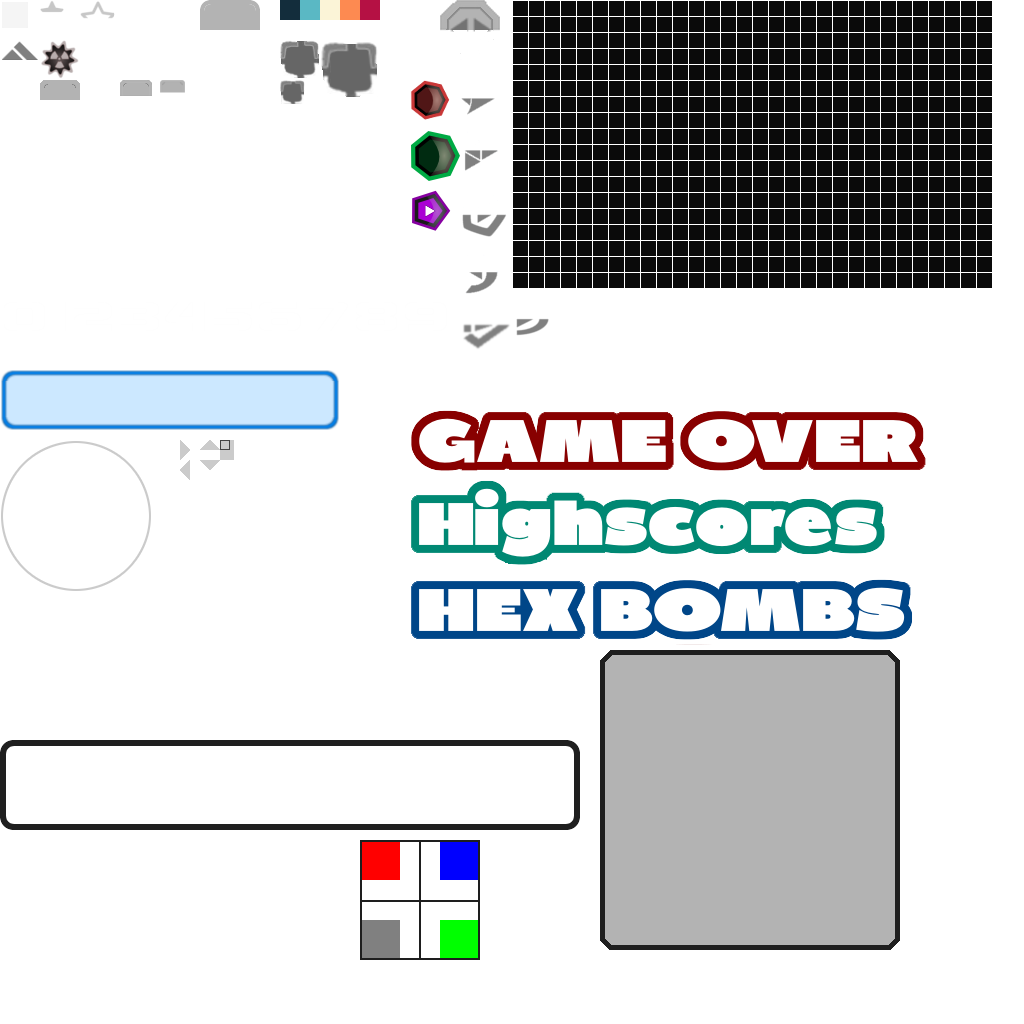
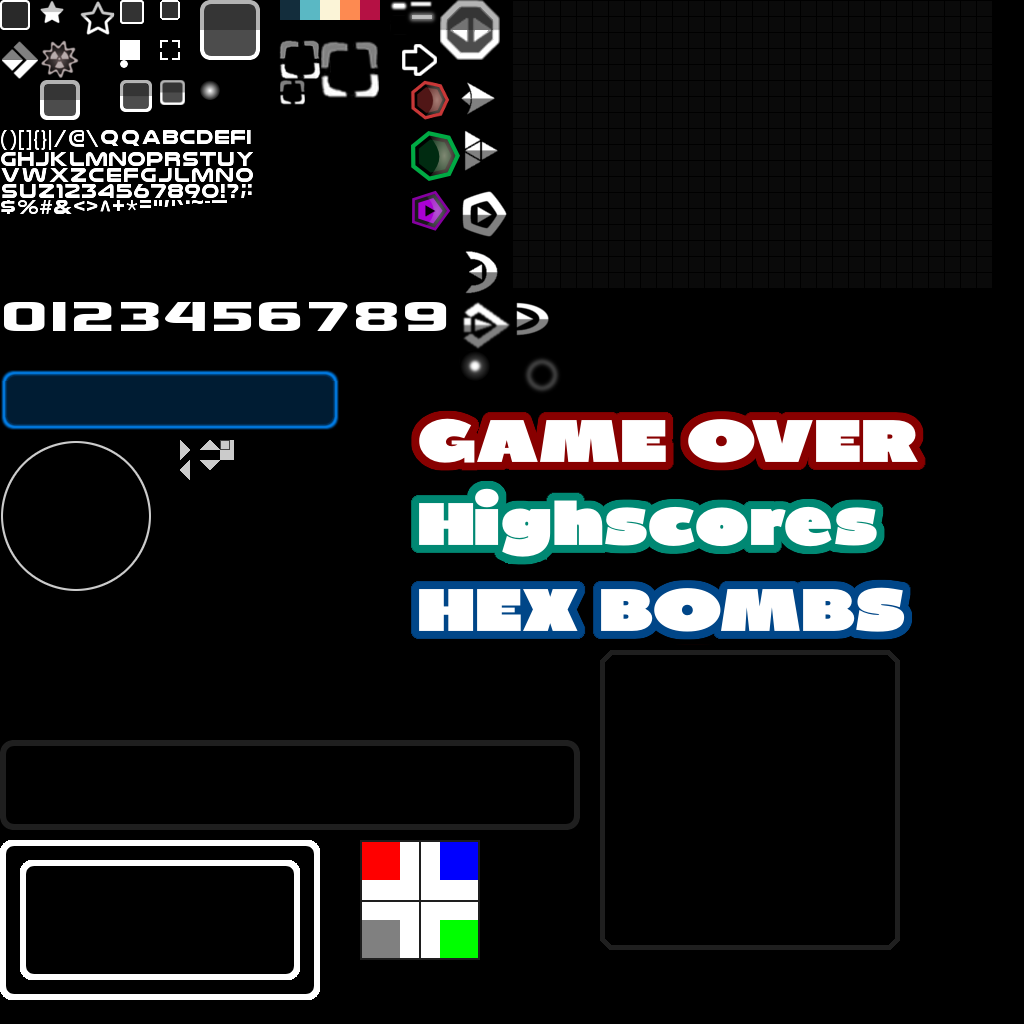
Two versions of the same layered image (1024px x 1024px). Layer-by-layer changes:
added layer "Ebene #20" (50%) above "Ebene #19" over [405, 8, 439, 26]
added layer "Ebene #19" (50%) above "Eingefügte Ebene" over [412, 15, 432, 19]
showed "Ebene #7" over [0, 0, 1024, 1024]
